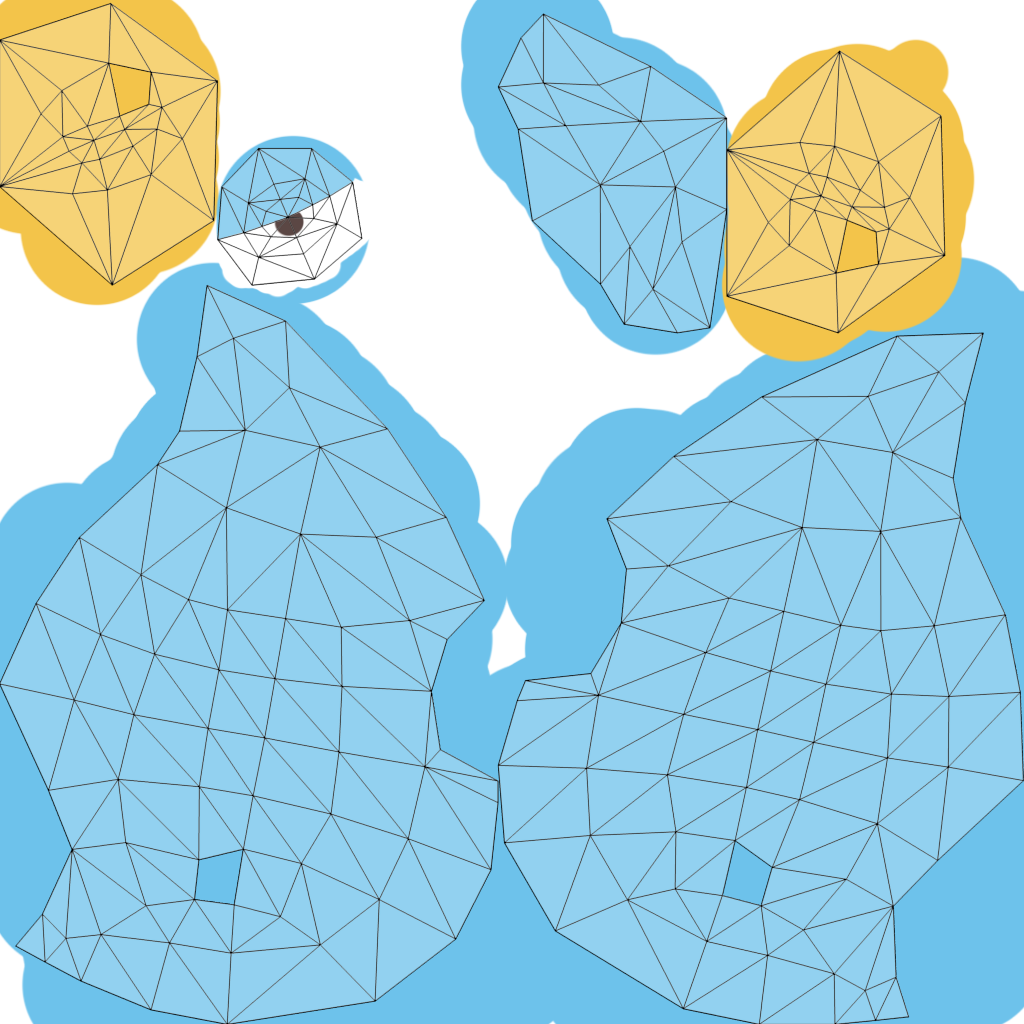
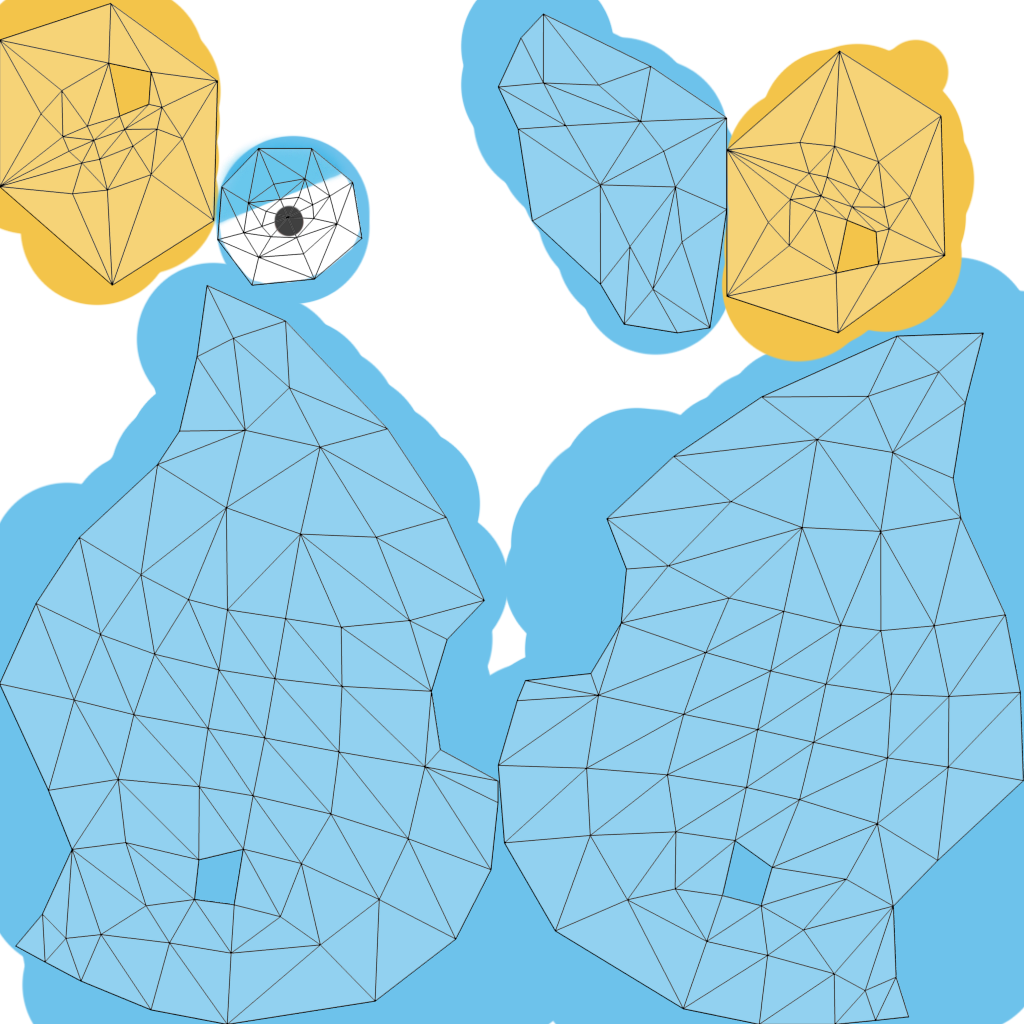
Layers edited between the first and the second w=1024, h=1024 image:
painted on "レイヤー 2" over [273, 204, 304, 237]
added layer "レイヤー 5" above "レイヤー 3" over [209, 134, 350, 230]
painted on "レイヤー 3" over [209, 172, 371, 298]
